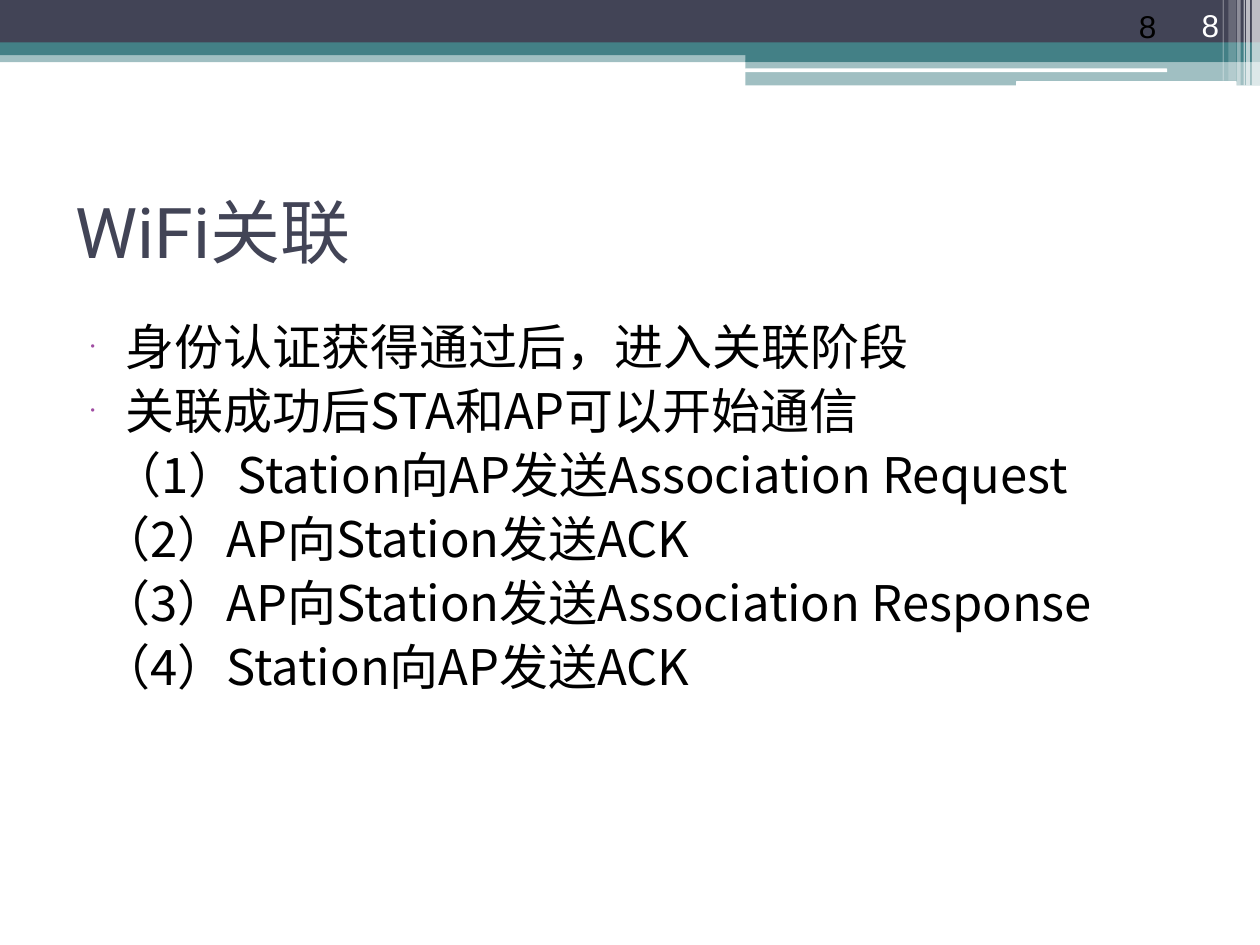
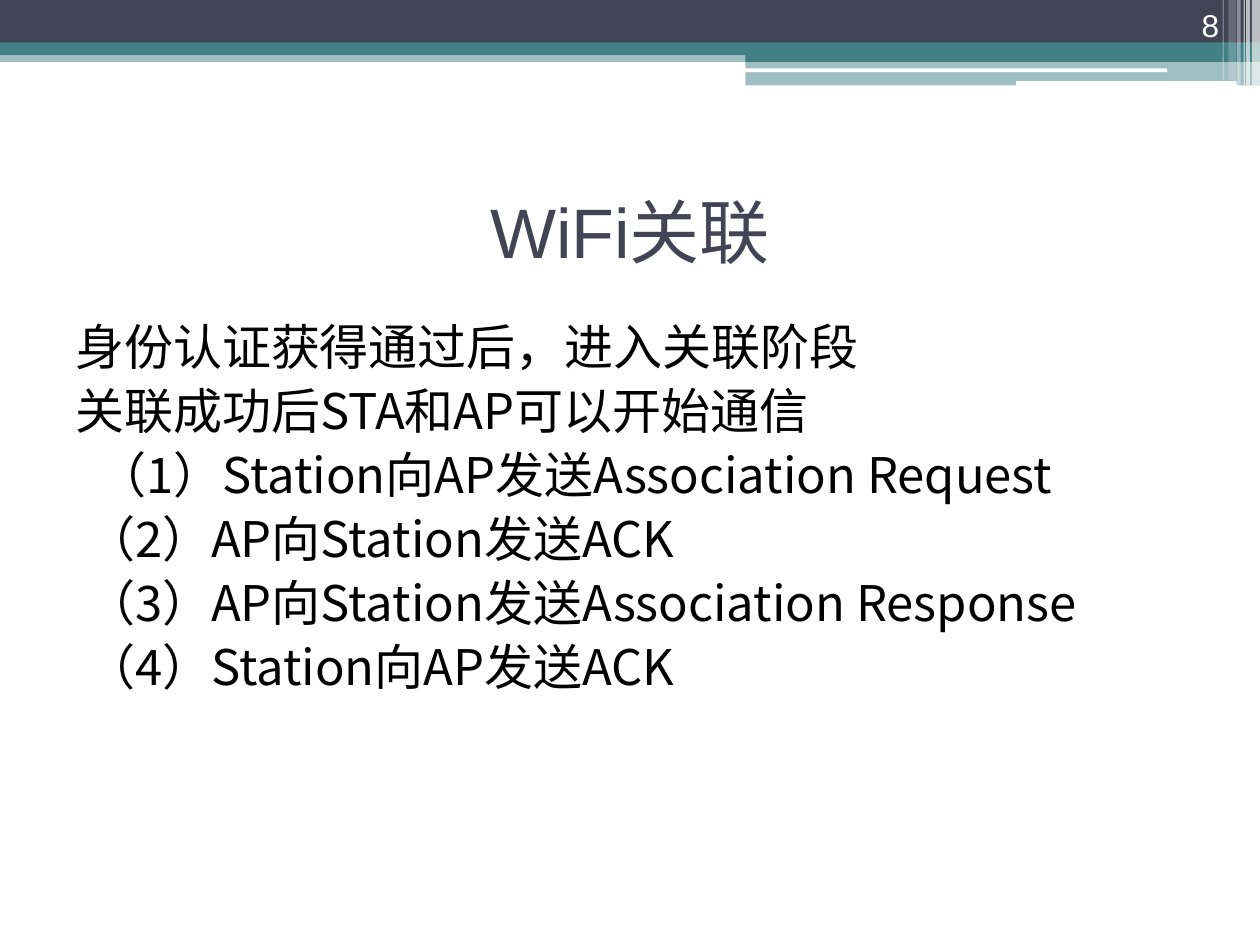
Before and after one commit to ychmax/MyDevelopBase, a slide deck: slide 8 of 第12章 网络数据传输/12.3 Wifi管理类/12.3 Wifi管理类.ppt. Drawn at 1260x945 pixels with LibreOffice and Linux fonts; fonts in the diff are those of the drawing. Boxes give left, top, right and bottom in pixels: in the first picture for what was removed or moved away, otherwise in the second. Text is boxed around its words. In the diff, an @@ line names an element or a change of style, - is before the commit and + after.

```diff
--- a/第12章 网络数据传输/12.3 Wifi管理类/12.3 Wifi管理类.ppt
+++ b/第12章 网络数据传输/12.3 Wifi管理类/12.3 Wifi管理类.ppt
@@ page number at box(1202, 15, 1220, 38): text colour #000000 to #FFFFFF; alignment left to right; vertical alignment top to bottom @@
@@ title "WiFi关联" at box(490, 203, 770, 264): font Roboto to Arial; alignment left to centre @@
@@ text "身份认证获得通过后，进入关联阶段" at box(75, 323, 1076, 690): font Cambria to Arial in "身份认证获得通过后，进入关联阶段"; bullet • to none; indent changed @@
```
Also in this commit, not shown: 14 other slides changed, 6 other files.
